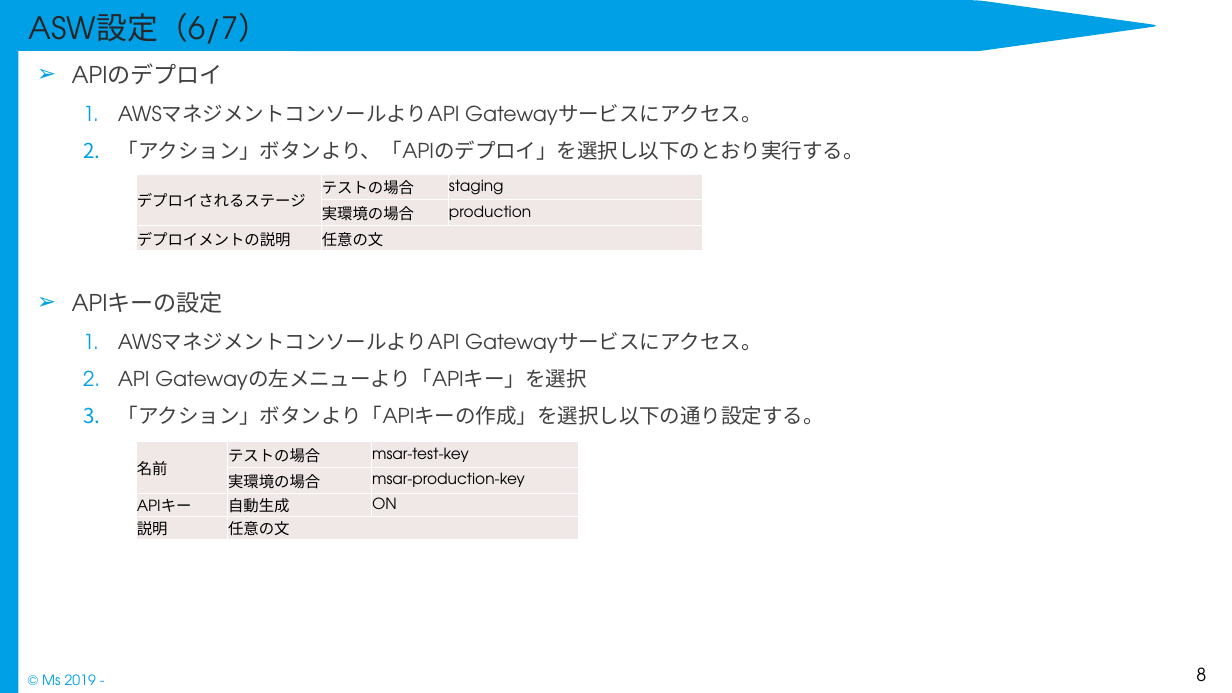
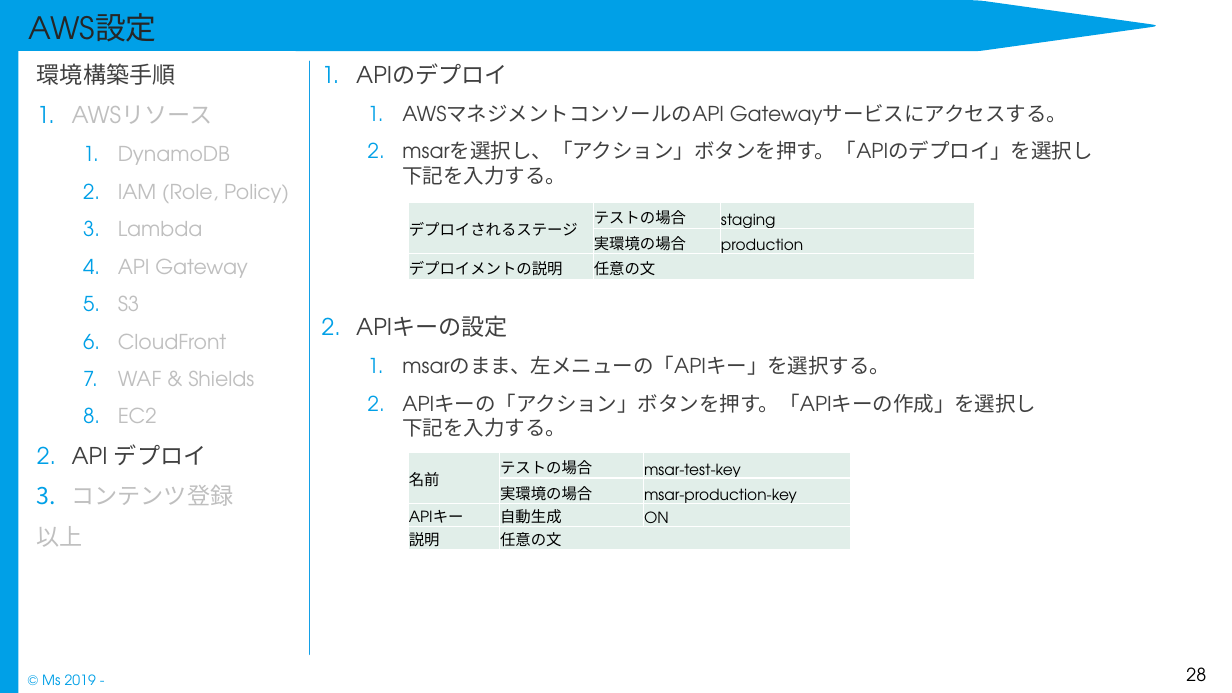
Before and after one commit to Rie-Ishimura/https-github.com-uetomae-msar_Documents_1, a slide deck: slide 28 of 04.環境構築/インフラ/msar_環境構築手順書.pptx (slide 8 before the commit). Drawn at 1232x693 pixels with LibreOffice and Linux fonts; fonts in the diff are those of the drawing. Boxes give left, top, right and bottom in pixels: in the first picture for what was removed or moved away, otherwise in the second. Text is boxed around its words. In the diff, an @@ line names an element or a change of style, - is before the commit and + after.

Commit message:
卒ARu コンテンツ管理画面(Web) 開発

```diff
--- a/04.環境構築/インフラ/msar_環境構築手順書.pptx
+++ b/04.環境構築/インフラ/msar_環境構築手順書.pptx
@@ title at (29, 13, 157, 54): text changed @@
-ASW設定（6/7）
+AWS設定
@@ text "APIのデプロイ": place and size @@
-text "APIのデプロイ" at (72, 63, 864, 425)
+text "APIのデプロイ" at (356, 63, 1092, 437)
@@ text added at (37, 63, 289, 546), 16 pt, text #BFBFBF @@
+環境構築手順
+1. AWSリソース
+  1. DynamoDB
+  2. IAM (Role, Policy)
+  3. Lambda
+  4. API Gateway
+  5. S3
+  6. CloudFront
+  7. WAF & Shields
+  8. EC2
+2. API デプロイ
+3. コンテンツ登録
+以上
@@ line added from (310, 61) to (310, 654), #13A0E7 1.25 pt @@
@@ text at (356, 63, 507, 337): bullet ➢ to 1. @@
@@ text at (402, 104, 1092, 185): text changed @@
-  1. AWSマネジメントコンソールよりAPI Gatewayサービスにアクセス。
-  2. 「アクション」ボタンより、「APIのデプロイ」を選択し以下のとおり実行する。
+  1. AWSマネジメントコンソールのAPI Gatewayサービスにアクセスする。
+  2. msarを選択し、「アクション」ボタンを押す。「APIのデプロイ」を選択し
+     下記を入力する。
@@ table at (409, 202, 975, 280) @@
@@ fill #F0E8E7 to #E1EEE9 in 7 cells @@
@@ table: place and size @@
-table at (136, 174, 702, 251)
+table at (409, 202, 975, 280)
@@ text at (402, 355, 1036, 437): text changed @@
-  1. AWSマネジメントコンソールよりAPI Gatewayサービスにアクセス。
-  2. API Gatewayの左メニューより「APIキー」を選択
-  3. 「アクション」ボタンより「APIキーの作成」を選択し以下の通り設定する。
+  1. msarのまま、左メニューの「APIキー」を選択する。
+  2. APIキーの「アクション」ボタンを押す。「APIキーの作成」を選択し
+     下記を入力する。
@@ table at (409, 453, 851, 551) @@
@@ fill #F0E8E7 to #E1EEE9 in 10 cells @@
@@ table: place and size @@
-table at (136, 442, 579, 540)
+table at (409, 453, 851, 551)
@@ page number at (1186, 667, 1206, 682): text changed @@
-8
+28
```
Also in this commit, not shown: 10 other slides changed, 30 slides added, 9 other files.
